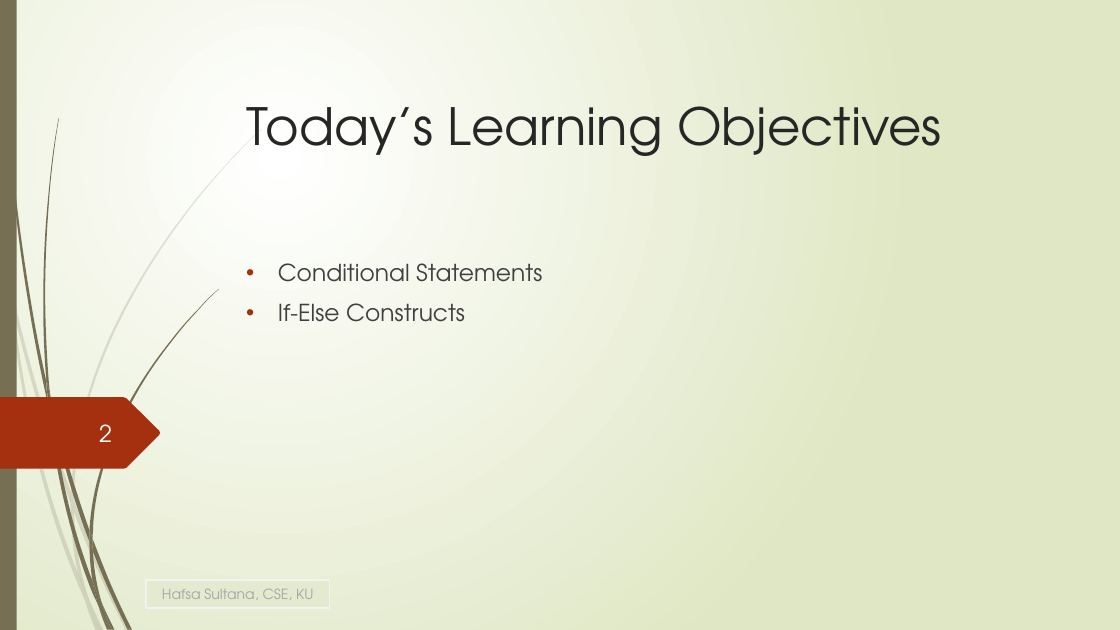
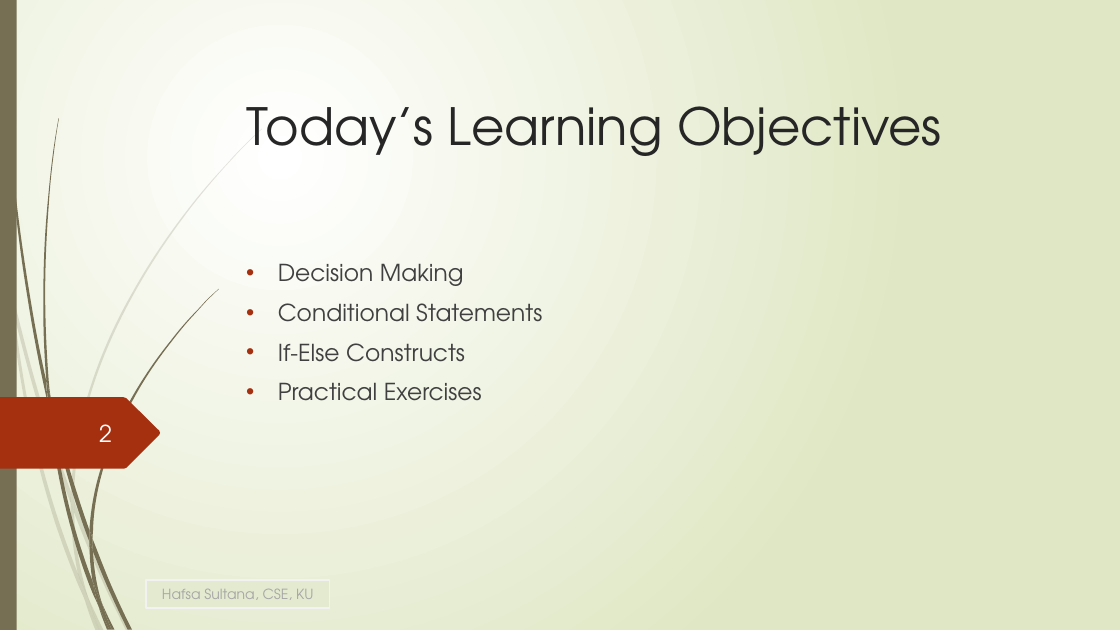
Before and after one commit to HafsaSultana/Python-Programming-Course-of-Bangladesh-Computer-Council, a slide deck: slide 2 of Lecture/Lecture6_If_Else.pptx. Drawn at 1120x630 pixels with LibreOffice and Linux fonts; fonts in the diff are those of the drawing. Boxes give left, top, right and bottom in pixels: in the first picture for what was removed or moved away, otherwise in the second. Text is boxed around its words. In the diff, an @@ line names an element or a change of style, - is before the commit and + after.

```diff
--- a/Lecture/Lecture6_If_Else.pptx
+++ b/Lecture/Lecture6_If_Else.pptx
@@ subtitle at (278, 263, 464, 286): paragraph added @@
+• Decision Making
@@ subtitle at (278, 382, 482, 401): paragraph added @@
+• Practical Exercises
```
Also in this commit, not shown: 12 other slides changed, 4 slides added, 2 slides removed, 10 other files.
